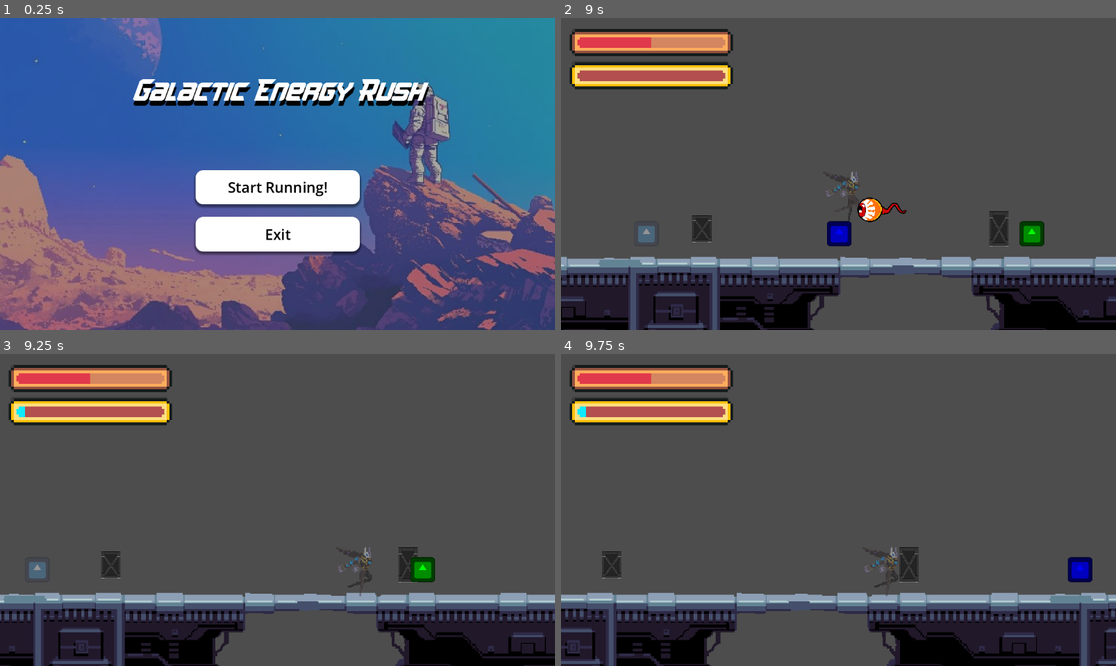
Above: before the commit, frames 1-4 (two rows, left to right).
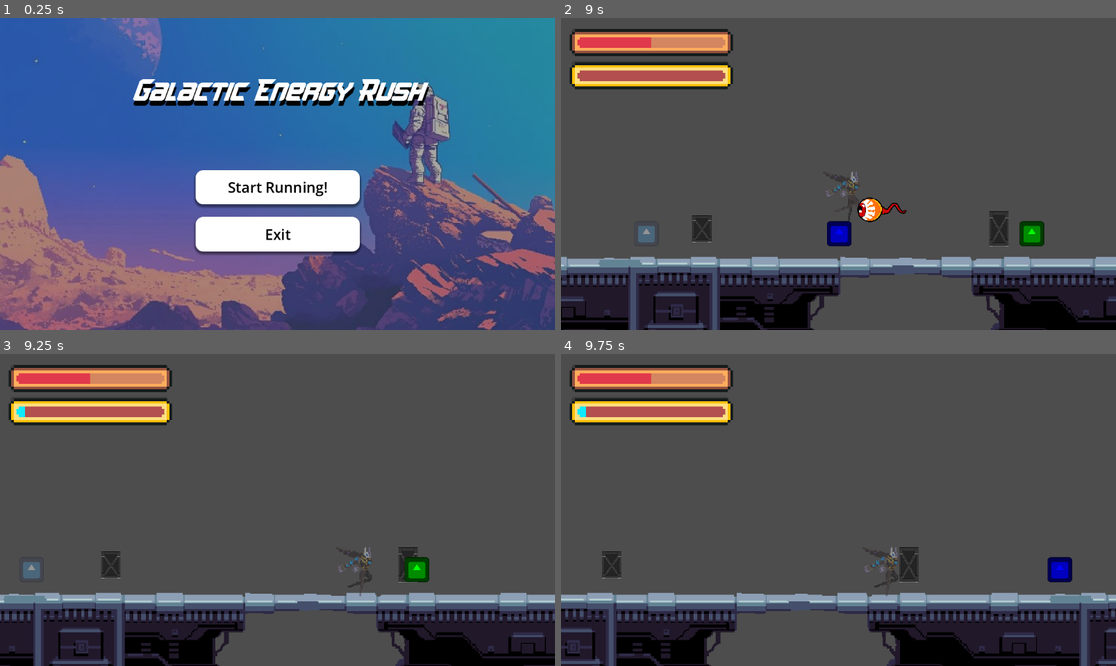
Above: after the commit, the same moments.

Repository: Mir-Shabab-Hasnat/galactic-energy-rush
Game: Godot game, scene res://scenes/main_menu.tscn
The game is run twice, just before and just after one commit, with the same random seed, the same clock (stepped at 60 frames per second) and the same inputs. The engine's default icon, where the game draws it, is replaced by a stand-in: a white triangle on a blue panel in a dark square.
Inputs:
- Up to frame 1 (0.25 s): no input
- Up to frame 2 (9 s): click "Start Running!" at 0.5 s; tap Enter (ui_accept) at 1.25, 1.52, 2.27, 3.77, 4.52, 5.27, 6.77, 7.52, 8.27 s; hold Right (ui_right) 1.28-2.78 s; hold Left (ui_left) 2.78-3.53 s; hold Right (ui_right) 3.53-5.03 s; hold Left (ui_left) 5.03-5.78 s; hold Right (ui_right) 5.78-6.53 s; hold Left (ui_left) 6.53-8.03 s; hold Right (ui_right) from 8.03 s (still down)
- Up to frame 3 (9.25 s): keep holding Right (ui_right)
- Up to frame 4 (9.75 s): keep holding Right (ui_right)

Frames 1-2 are identical in both runs. In frame 3, 0.4% of the frame differs, in the area x 4-79%, y 65-74%; in frame 4, 0.6%, in the area x 87-96%, y 65-74%.

Commit message:
energy applied to energy

Diff:
--- a/scripts/powerups/power_up.gd
+++ b/scripts/powerups/power_up.gd
@@ -14,6 +14,7 @@
 
 # Called every frame. 'delta' is the elapsed time since the previous frame.
 func _process(delta: float) -> void:
+	update_energy()
 	if can_move:
 		position.x -= (speed + energy) * delta
 
@@ -23,6 +24,7 @@
 		queue_free()
 
 func _ready():
+
 	connect("body_entered", Callable(self, "_on_Area2D_body_entered"))
 	set_powerup_color()
 
@@ -31,6 +33,10 @@
 		apply_power_up(body)
 		queue_free()
 
+
+func update_energy() -> void:
+
+	energy = game.energy * 3
 
 func apply_power_up(player):
 	if power_up_type == PowerUpType.ENERGY_PICKUP:
